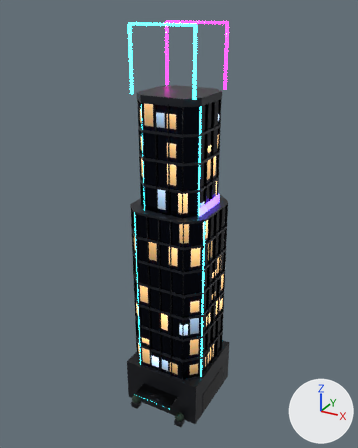
One commit to the glTF model public/models/buildings/neon-v-A.glb: the scene before it, then after it.
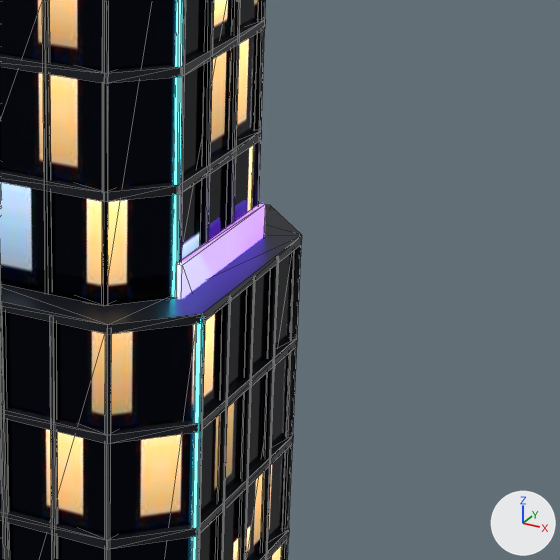
There are two pictures of each version: one whole from a 50 mm camera at (30.9, -56.3, 57.3) aimed at (0.1, -0.4, 29.3), one close up on the part from 44% to 81% of the width and 33% to 62% of the height. Lighting does not change. The marker at lower right points along +X, +Y and +Z. The older version's two pictures come first. The close-ups show mesh edges as thin lines. Vertices at exactly the same position are counted once.

In view in the first close-up: 'Building'.
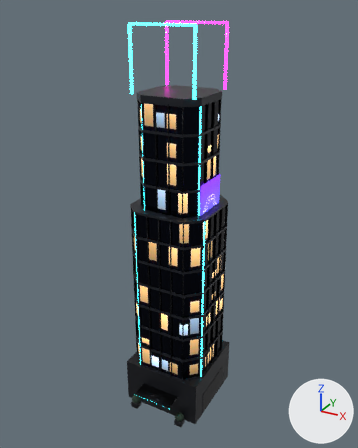
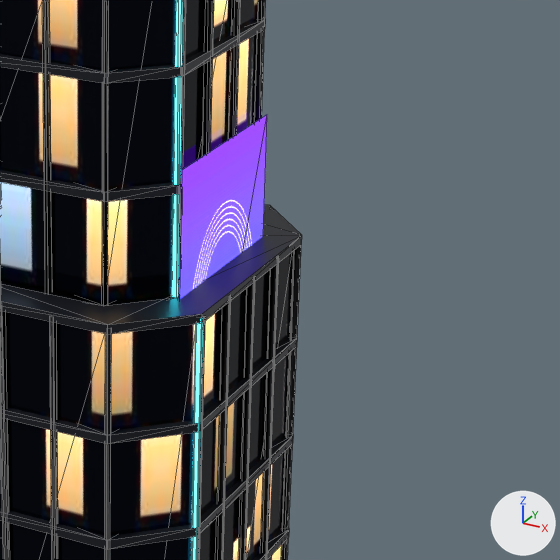
Location of each change, (x1, y1, x2, y2) in pixels of the close-ups (560 x 560 px):
'Building', surface changed, reshaped: (0, 0, 302, 560) in both
part 1 of me_podium, built on: before (175, 203, 266, 300); after (180, 115, 267, 299)

Diff of the bpy script that builds the scene:
```diff
--- a/public/models/buildings/neon-v-A.glb.py
+++ b/public/models/buildings/neon-v-A.glb.py
@@ img_wf_ad @@
+img_wf_ad = load_image('wf-ad', '_unpacked/wf-ad', 256, 640, 'sRGB')
@@ mat_holo @@
 n0 = _N.new('ShaderNodeBsdfPrincipled'); n0.name = 'Principled BSDF'
-n0.inputs[0].default_value = (0.0395, 0.807, 1.0, 1.0)  # 'Base Color', cyan #38e8ff
 n0.inputs[2].default_value = 0.3  # 'Roughness'
-n0.inputs[27].default_value = (0.195, 0.0452, 1.0, 1.0)  # 'Emission Color', purple #7a3cff
-n0.inputs[28].default_value = 3.5  # 'Emission Strength'
+n0.inputs[28].default_value = 3.0  # 'Emission Strength'
 n1 = _N.new('ShaderNodeOutputMaterial'); n1.name = 'Material Output'
+n2 = _N.new('ShaderNodeTexImage'); n2.name = 'Image Texture'
+n2.image = img_wf_ad
+n3 = _N.new('ShaderNodeTexImage'); n3.name = 'Image Texture.001'
+n3.image = img_wf_ad
 _L.new(n0.outputs[0], n1.inputs[0])  # 'BSDF' to 'Surface'
+_L.new(n2.outputs[0], n0.inputs[27])  # 'Color' to 'Emission Color'
+_L.new(n3.outputs[0], n0.inputs[0])  # 'Color' to 'Base Color'
@@ me_podium @@
 # used by ob_building; location = (0.0, 0.0, 0.0)
-me_podium.from_pydata(...)  # 1028 vertices, 1756 faces; spans x -6.1..6.1, y -8.5..6.0, z 0.0..55.6
+me_podium.from_pydata(...)  # 1024 vertices, 1746 faces; spans x -6.1..6.1, y -8.5..6.0, z 0.0..55.6
+# me_podium part 1
+# 6 vertices are removed from x 4.5..4.7, y -3.0..3.0, z 23.4..33.4
+# 12 faces are deleted
+# 2 vertices move from x 4.5, y -3.0..3.0, z 23.4..33.4 to x 4.7, y -3.0..3.0, z 20.4..36.4
+# 2 vertices are added at (4.7, 3.0, 20.4), (4.7, -3.0, 36.4)
+# 2 new faces join them, mat_holo
 me_podium.materials.append(mat_stone)
```
